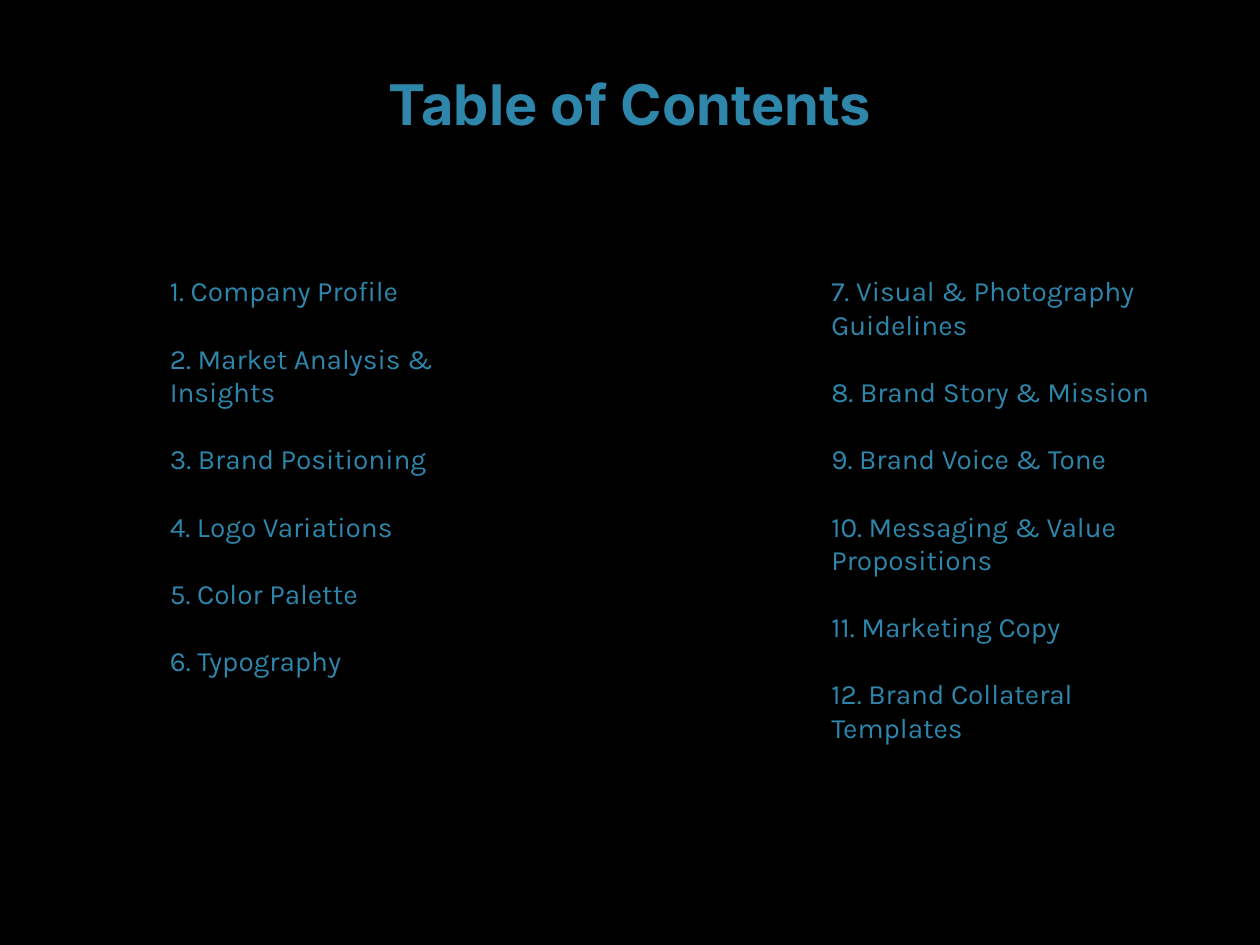
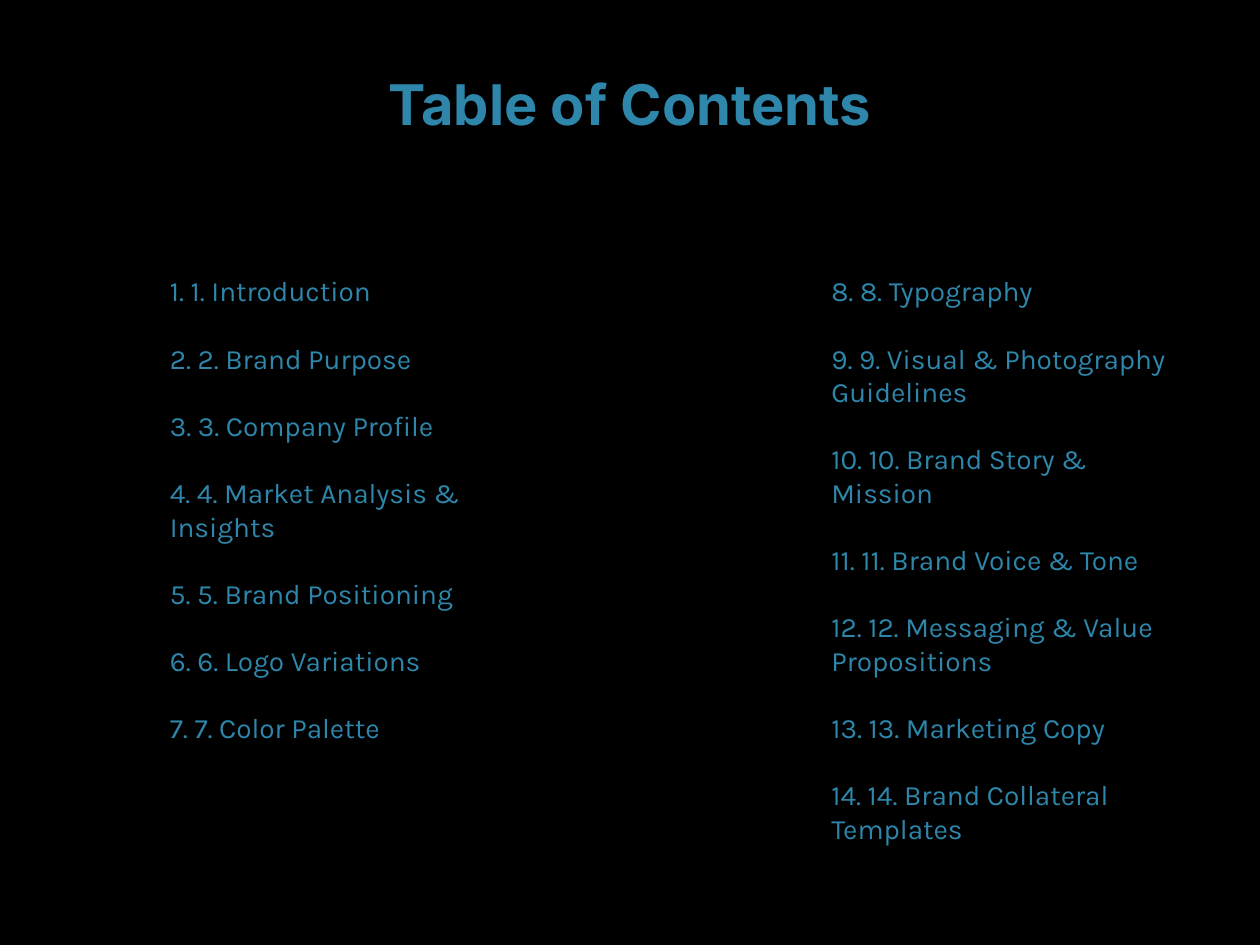
Before and after one commit to md-anas-sabah/brand_book_generator_crewai, a slide deck: slide 2 of output/techforward_live/techforward_live_enhanced_brand_book.pptx. Drawn at 1260x945 pixels with LibreOffice and Linux fonts; fonts in the diff are those of the drawing. Boxes give left, top, right and bottom in pixels: in the first picture for what was removed or moved away, otherwise in the second. Text is boxed around its words. In the diff, an @@ line names an element or a change of style, - is before the commit and + after.

Commit message:
Added Introduction and Brand Purpose

```diff
--- a/output/techforward_live/techforward_live_enhanced_brand_book.pptx
+++ b/output/techforward_live/techforward_live_enhanced_brand_book.pptx
@@ text at [170,282,453,739]: text changed @@
-1. Company Profile
-2. Market Analysis & Insights
-3. Brand Positioning
-4. Logo Variations
-5. Color Palette
-6. Typography
+1. 1. Introduction
+2. 2. Brand Purpose
+3. 3. Company Profile
+4. 4. Market Analysis & Insights
+5. 5. Brand Positioning
+6. 6. Logo Variations
+7. 7. Color Palette
@@ text at [831,282,1165,845]: text changed @@
-7. Visual & Photography Guidelines
-8. Brand Story & Mission
-9. Brand Voice & Tone
-10. Messaging & Value Propositions
-11. Marketing Copy
-12. Brand Collateral Templates
+8. 8. Typography
+9. 9. Visual & Photography Guidelines
+10. 10. Brand Story & Mission
+11. 11. Brand Voice & Tone
+12. 12. Messaging & Value Propositions
+13. 13. Marketing Copy
+14. 14. Brand Collateral Templates
```
Also in this commit, not shown: 13 other slides changed, 2 slides added, 1 other file.
